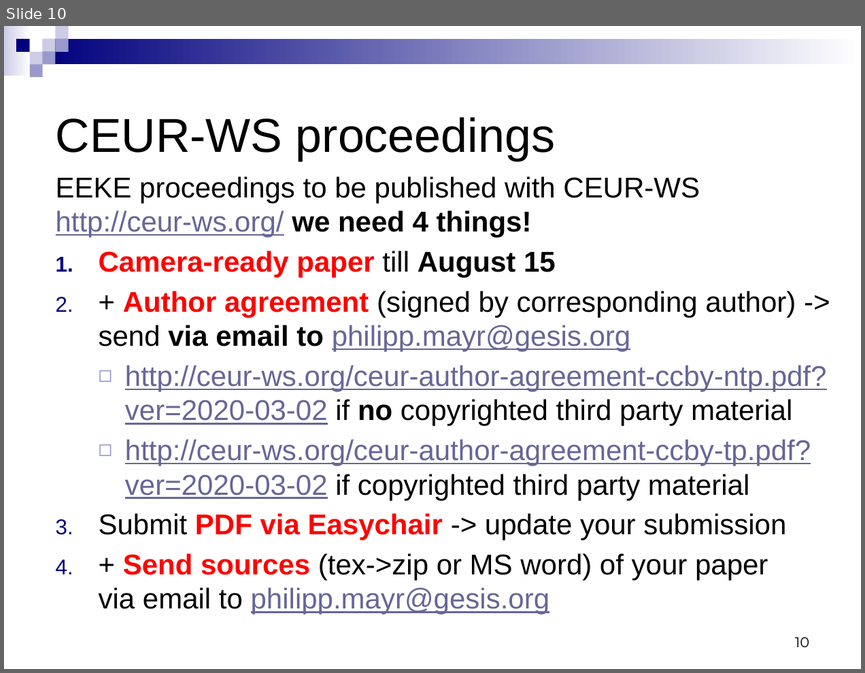
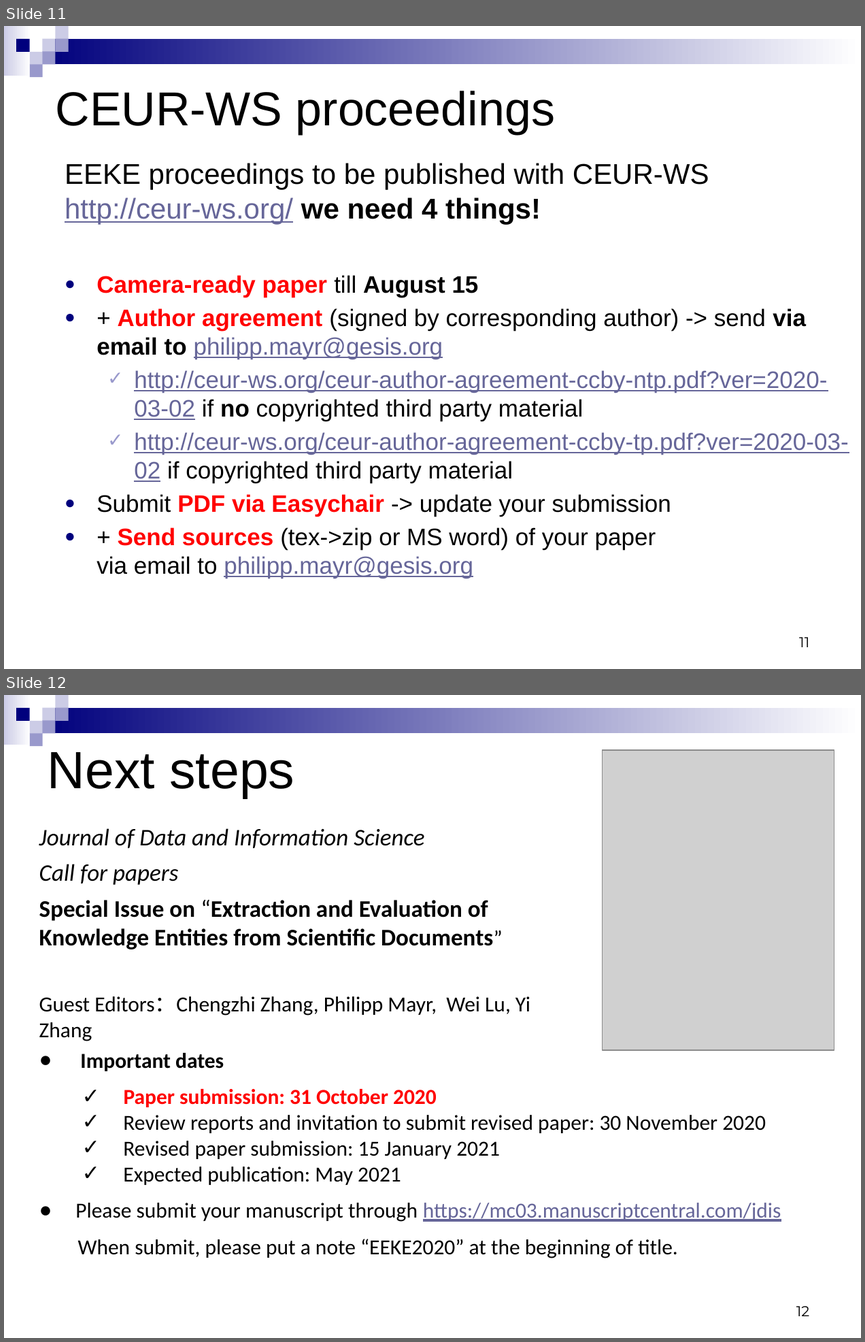
Before and after one commit to EEKE2020/EEKE2020.github.io, a slide deck: slides/eeke2020_intro.pptx. Shown one above the other, each under a label of ours: slide 10 before the commit, slides 11 and 12 after it. The pictures are 865x673 and 865x1342 pixels, drawn with LibreOffice and Linux fonts; fonts in the diff are those of the drawing; grey boxes stand for pictures. Boxes give left, top, right and bottom in pixels: in the first picture for what was removed or moved away, otherwise in the second. Text is boxed around its words. In the diff, an @@ line names an element or a change of style, - is before the commit and + after.

```diff
--- a/slides/eeke2020_intro.pptx
+++ b/slides/eeke2020_intro.pptx
@@ slide 12 added at [4, 695, 861, 1338], background #FFFFFF; not listed: 9 template elements that a slide beside it also shows @@
@@ title added at [48, 752, 294, 798], 44 pt, text #000000 @@
+Next steps
@@ picture added at [602, 750, 834, 1050] @@
@@ text added at [39, 828, 530, 1015], 20 pt, text #000000 @@
+Journal of Data and Information Science
+Call for papers
+Special Issue on “Extraction and Evaluation of Knowledge Entities from Scientific Documents”
+Guest Editors：Chengzhi Zhang, Philipp Mayr, Wei Lu, Yi Zhang
@@ text added at [75, 1053, 781, 1258], 18 pt, text #000000 @@
+● Important dates
+  ✓ Paper submission: 31 October 2020
+  ✓ Review reports and invitation to submit revised paper: 30 November 2020
+  ✓ Revised paper submission: 15 January 2021
+  ✓ Expected publication: May 2021
+● Please submit your manuscript through https://mc03.manuscriptcentral.com/jdis
+When submit, please put a note “EEKE2020” at the beginning of title.
@@ page number added at [796, 1306, 809, 1316], 12 pt, text #000000 @@
+12
@@ what was slide 10 is now slide 11 @@
@@ slide 11 changed as well @@
@@ title "CEUR-WS proceedings": place and size @@
-title "CEUR-WS proceedings" at [56, 117, 555, 161]
+title "CEUR-WS proceedings" at [56, 91, 555, 134]
@@ text "EEKE proceedings to be published ...": place and size @@
-text "EEKE proceedings to be published ..." at [56, 176, 827, 614]
+text "EEKE proceedings to be published ..." at [65, 163, 848, 578]
@@ text at [96, 275, 848, 578]: size 24 to 20 pt in "Camera-ready paper till August 15", "+ Author agreement (signed by corresponding author) ...", "http://ceur-ws.org/ceur-author-agreement-ccby-ntp.pdf?ver=20 ...", "http://ceur-ws.org/ceur-author-agreement-ccby-tp.pdf?ver=202 ..." and 2 more places; bullet 1. to ●; bullet ◻ to ✓ @@
@@ page number at [799, 637, 809, 647]: text changed @@
-10
+11
```
Also in this commit, not shown: 9 other slides changed, 2 other slides added, 2 slides removed.
